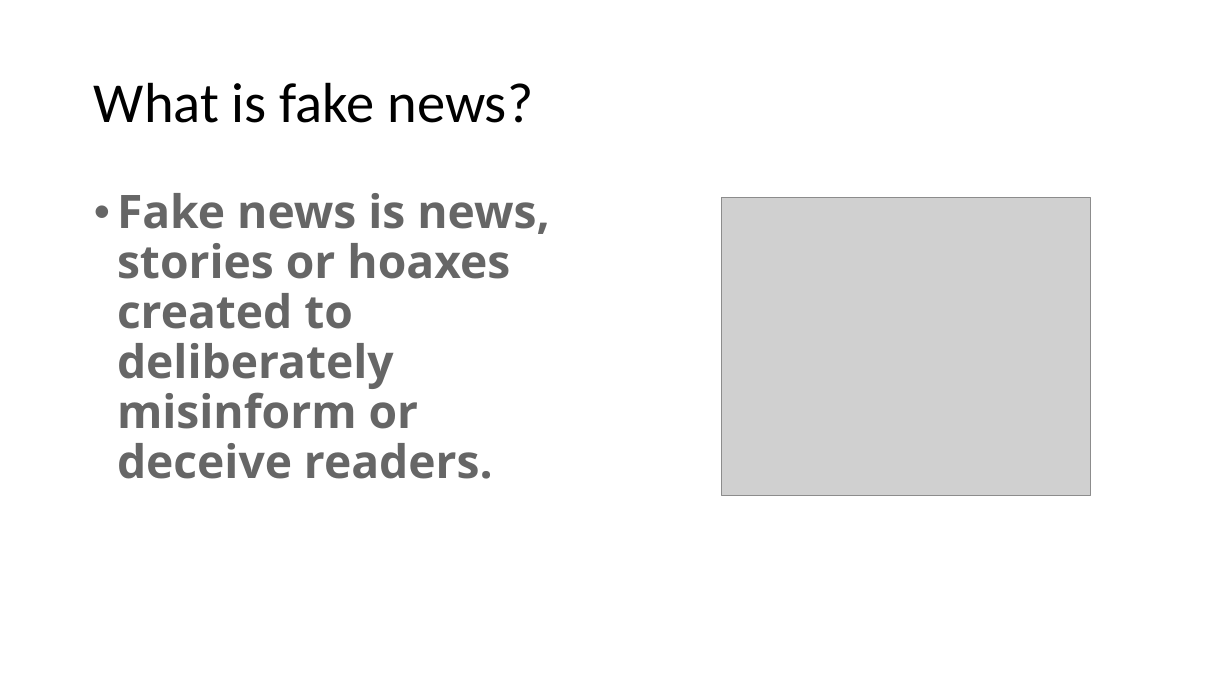
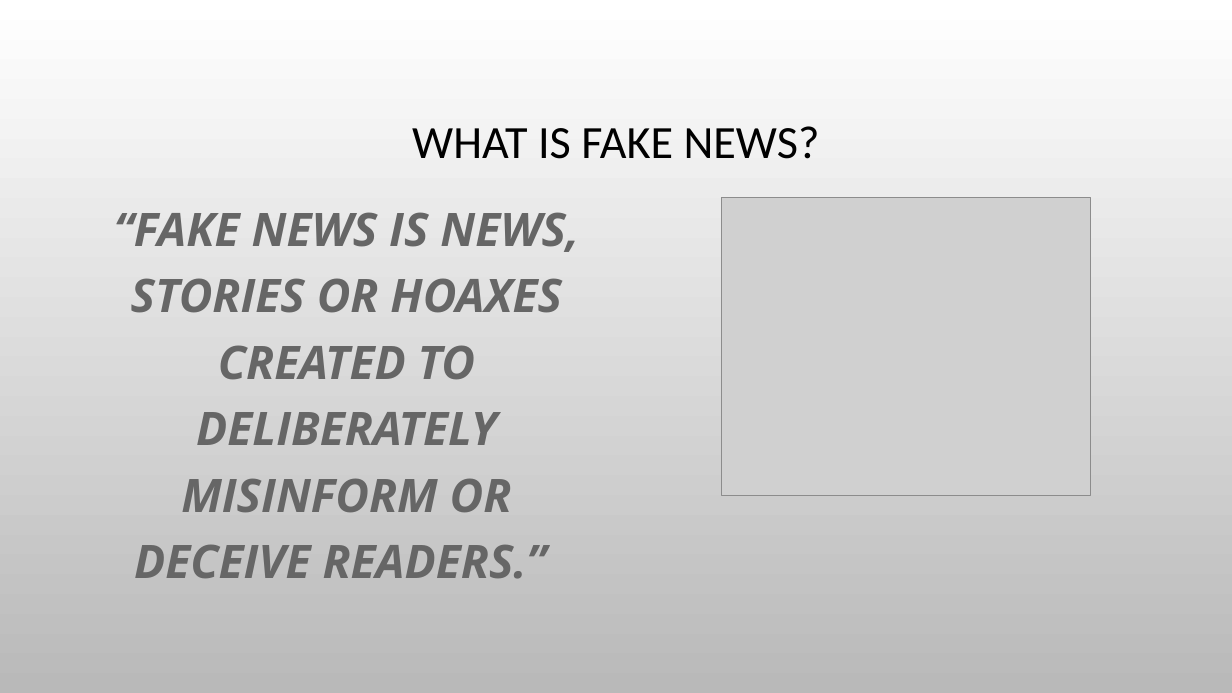
Before and after one commit to tanyaz80/final_bootcamp_project, a slide deck: slide 2 of Presentation/fake_news_detector_dec_2022.pptx. Drawn at 1232x693 pixels with LibreOffice and Linux fonts; fonts in the diff are those of the drawing; grey boxes stand for pictures; background and template pictures are left out. Boxes give left, top, right and bottom in pixels: in the first picture for what was removed or moved away, otherwise in the second. Text is boxed around its words. In the diff, an @@ line names an element or a change of style, - is before the commit and + after.

```diff
--- a/Presentation/fake_news_detector_dec_2022.pptx
+++ b/Presentation/fake_news_detector_dec_2022.pptx
@@ background #FFFFFF to picture (left out) @@
@@ title at box(412, 126, 820, 159): text changed; size 44 to 36 pt @@
-What is fake news?
+WHAT IS FAKE NEWS?
@@ text at box(114, 212, 578, 579): text changed; italic on @@
-• Fake news is news, stories or hoaxes created to deliberately misinform or deceive readers.
+“FAKE NEWS IS NEWS, STORIES OR HOAXES CREATED TO DELIBERATELY MISINFORM OR DECEIVE READERS.”
```
Also in this commit, not shown: 12 other slides changed, 7 slides added, 1 slide removed, 4 other files.
